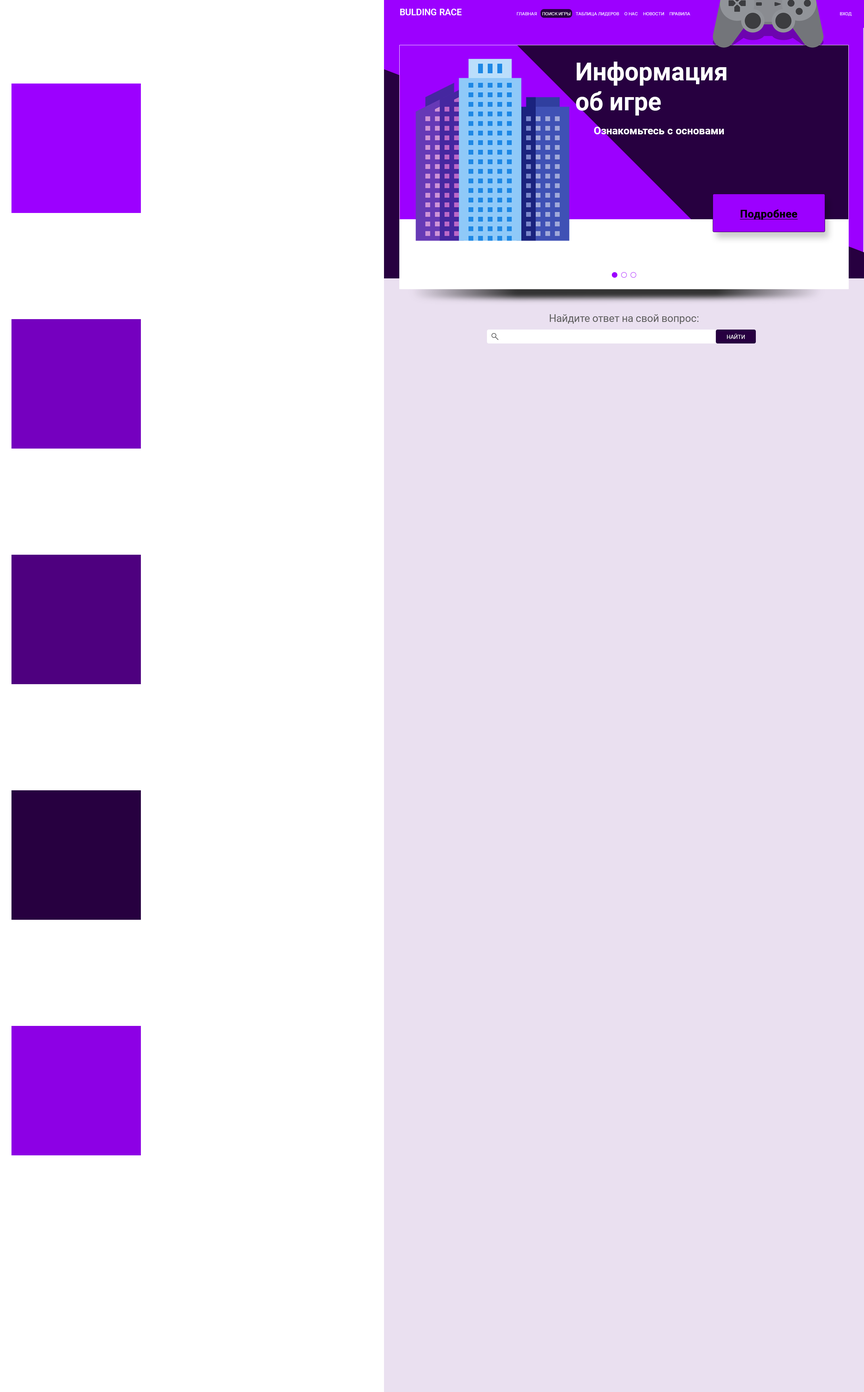
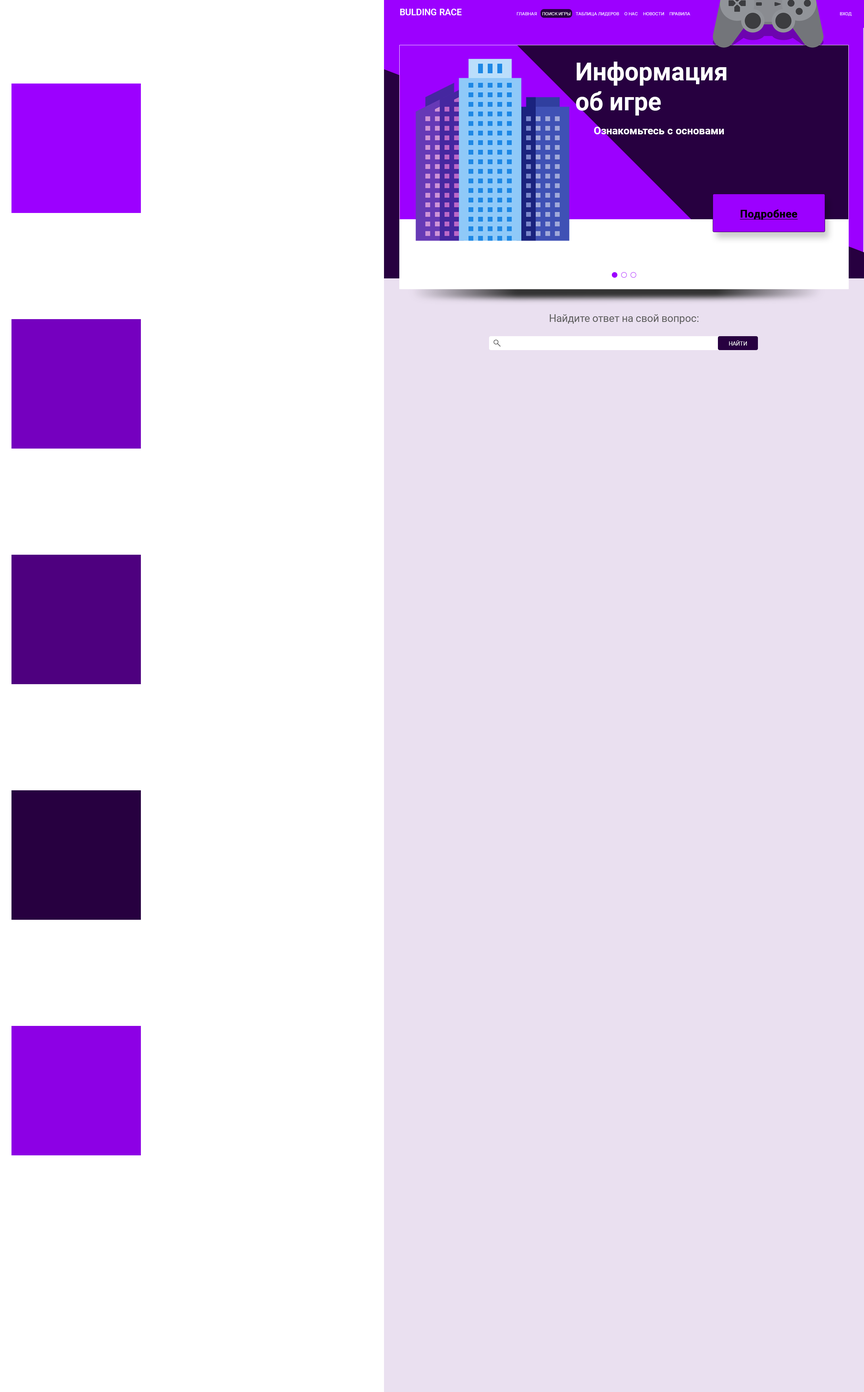
Before/after of a 864 × 1392 layered artwork. What changed in the layer stack:
added group "search" with 7 layers in group "home" over <box>489,329,759,351</box>
added group "Группа 1" with 5 layers in group "search" over <box>489,336,759,351</box>
moved "Слой 2" into group "Группа 1", painted on it over <box>491,333,501,347</box>
moved "submit" (1st of 2, in "home" › "search" › "Группа 1") into group "Группа 1" over <box>716,329,759,351</box>
painted on "НАЙТИ" over <box>727,333,748,346</box>
painted on "submit" (2nd of 2, in "home" › "search" › "Группа 1" › "submit") over <box>716,329,759,351</box>
moved "input" into group "Группа 1", painted on it over <box>487,329,759,351</box>
